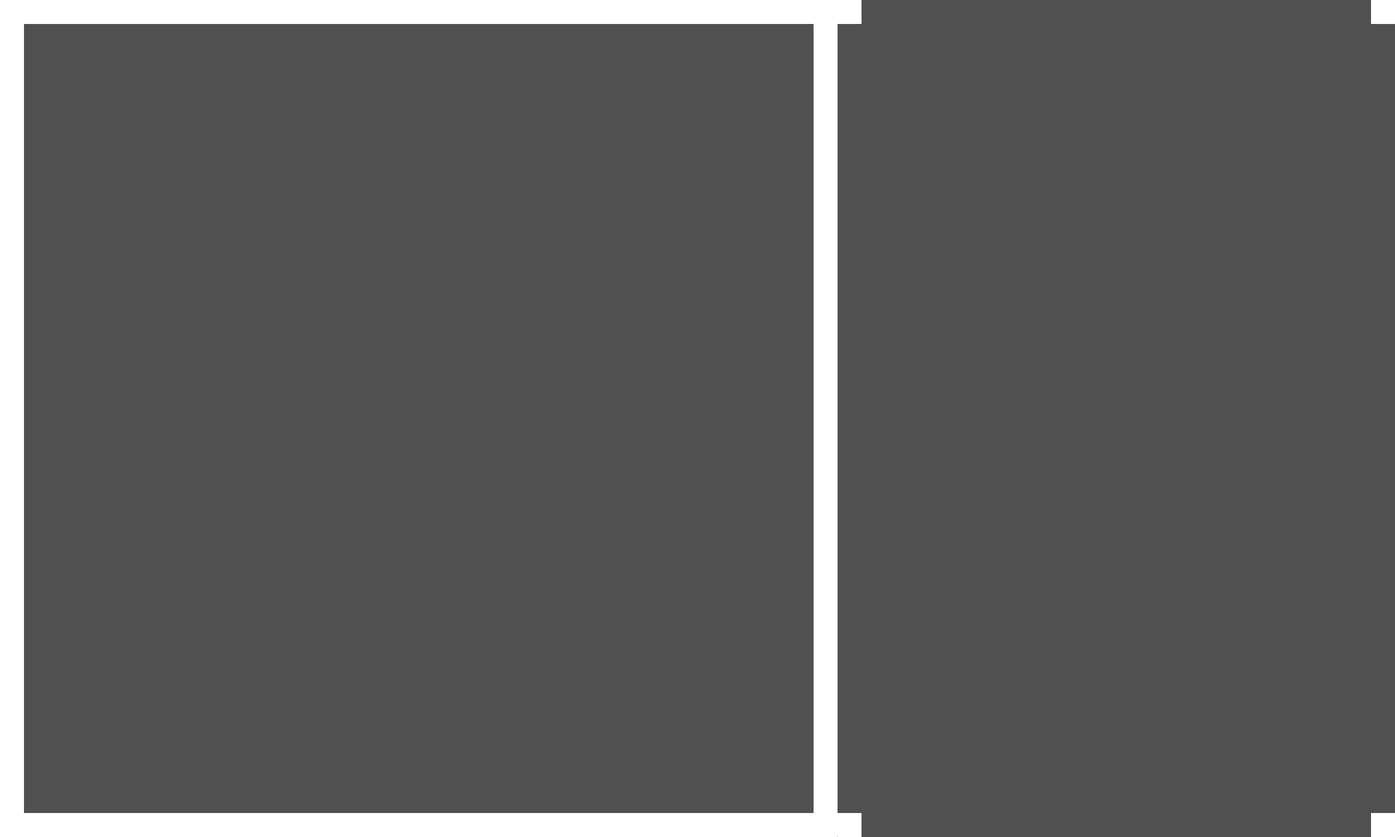
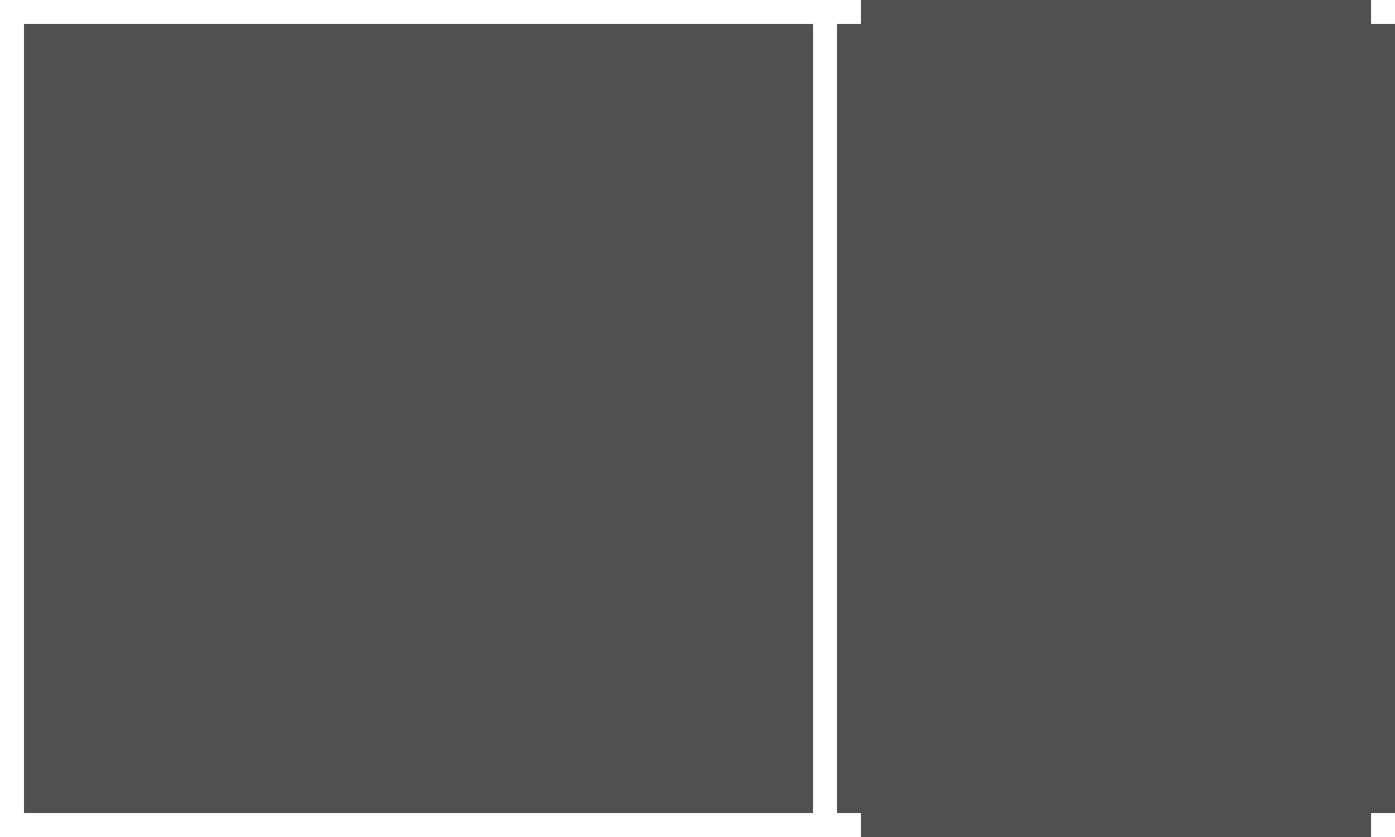
Layered file, before and after one edit (1395 × 837). Changes by layer:
painted on "Layer 4" over [left=813, top=0, right=862, bottom=837]
added layer "Layer 5" over [left=813, top=0, right=862, bottom=837]
